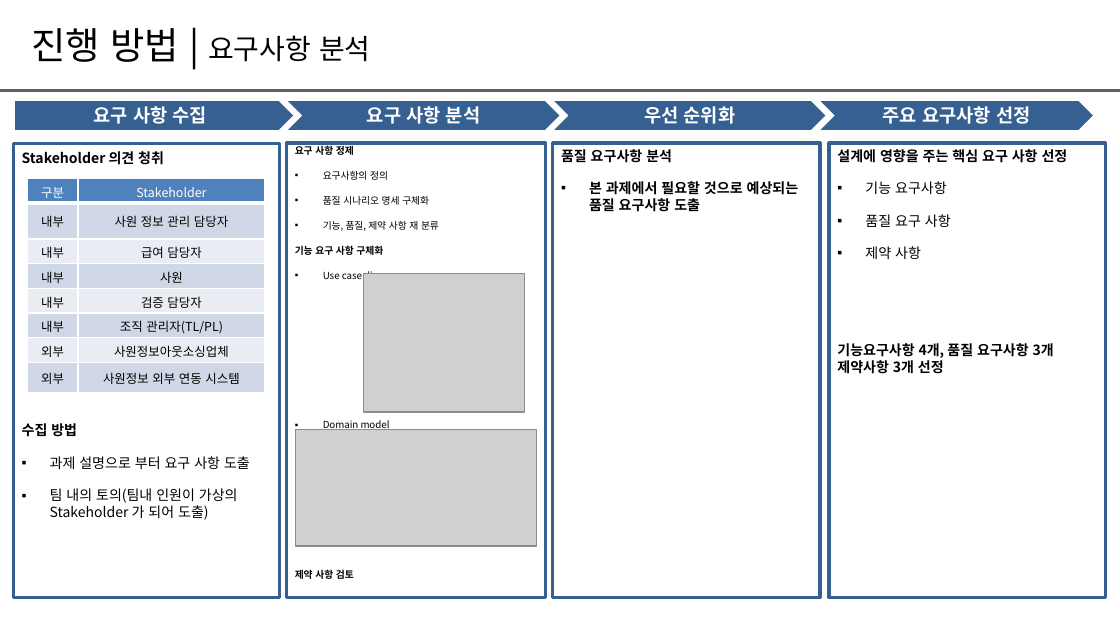
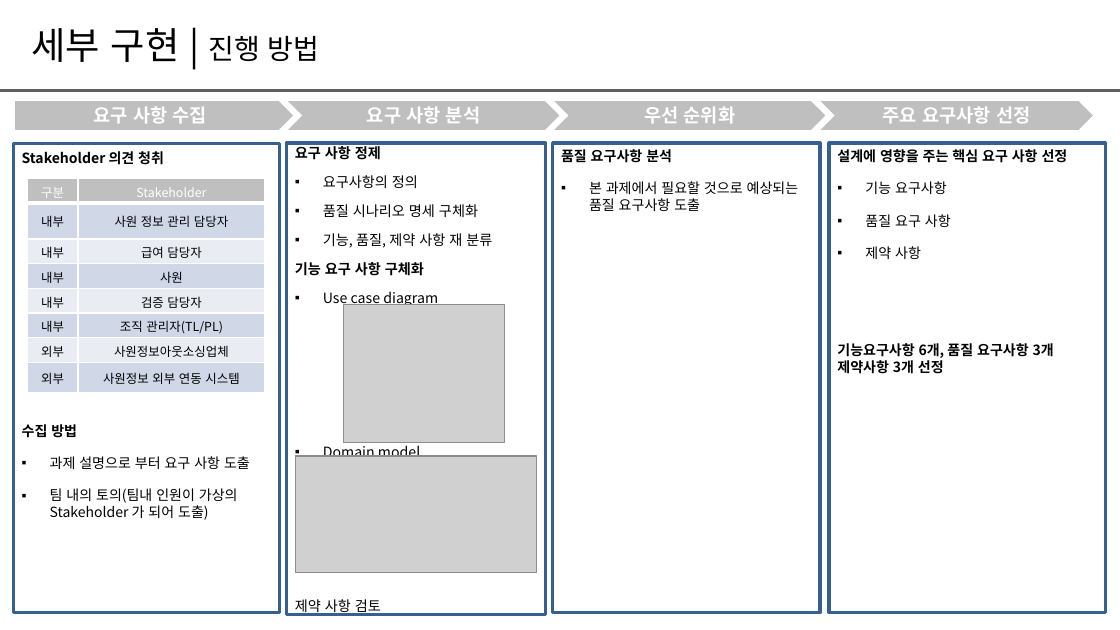
Before and after one commit to dongyub1015/Hit, a slide deck: slide 5 of Doc/CRA팀프로젝트_22년_9차_H팀_Hit.pptx (slide 15 before the commit). Drawn at 1120x630 pixels with LibreOffice and Linux fonts; fonts in the diff are those of the drawing; grey boxes stand for pictures. Boxes give left, top, right and bottom in pixels: in the first picture for what was removed or moved away, otherwise in the second. Text is boxed around its words. In the diff, an @@ line names an element or a change of style, - is before the commit and + after.

Commit message:
[Doc] Upload the final version of presentation

```diff
--- a/Doc/CRA팀프로젝트_22년_9차_H팀_Hit.pptx
+++ b/Doc/CRA팀프로젝트_22년_9차_H팀_Hit.pptx
@@ text at (32,28,320,62): text changed; size 18 to 24 pt @@
-진행 방법 | 요구사항 분석
+세부 구현 | 진행 방법
@@ fill #376092 to #BFBFBF in 4 elements at (16,101,293,130), (288,101,559,130), (554,101,825,130), (821,101,1093,130) @@
@@ rectangle "Stakeholder 의견 청취": place and size @@
-rectangle "Stakeholder 의견 청취" at (13,143,280,597)
+rectangle "Stakeholder 의견 청취" at (13,143,280,613)
@@ rectangle "요구 사항 정제": place and size @@
-rectangle "요구 사항 정제" at (287,143,547,598)
+rectangle "요구 사항 정제" at (287,143,547,615)
@@ rectangle "요구 사항 정제" at (287,143,547,615): size 6.3 to 9.1 pt; bold off in "제약 사항 검토" @@
@@ rectangle "품질 요구사항 분석": place and size @@
-rectangle "품질 요구사항 분석" at (552,143,820,598)
+rectangle "품질 요구사항 분석" at (552,143,820,613)
@@ rectangle "설계에 영향을 주는 핵심 요구 ...": place and size @@
-rectangle "설계에 영향을 주는 핵심 요구 ..." at (829,143,1105,598)
+rectangle "설계에 영향을 주는 핵심 요구 ..." at (829,143,1105,613)
@@ table at (28,178,265,393) @@
@@ fill #4F81BD to #BFBFBF in row 1 @@
@@ text in rectangle at (589,181,799,211): bold off in "본 과제에서 필요할 것으로 예상되는 품질 요구사항 ..." @@
@@ picture: place and size @@
-picture at (364,273,525,412)
+picture at (343,305,504,444)
@@ text in rectangle at (837,343,1054,374): text changed @@
-기능요구사항 4개, 품질 요구사항 3개 제약사항 3개 선정
+기능요구사항 6개, 품질 요구사항 3개 제약사항 3개 선정
@@ picture: place and size @@
-picture at (296,430,536,547)
+picture at (296,456,536,572)
```
Also in this commit, not shown: 4 other slides changed.
